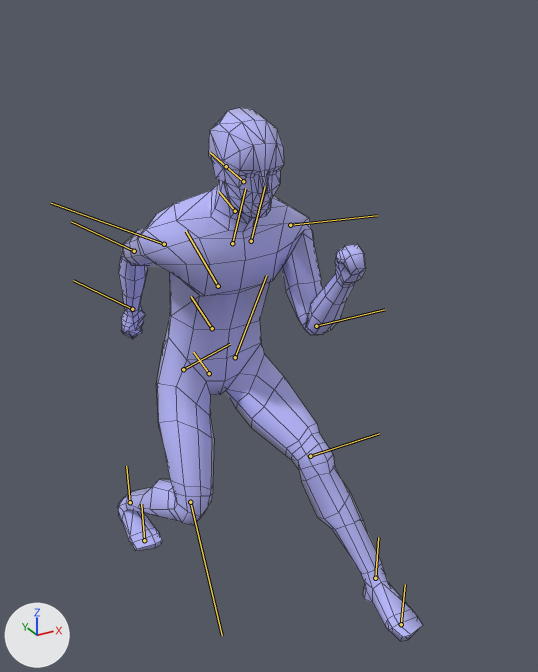
One commit to the FBX model Fighting Game/Assets/FightingMotionsVolume1/FBX/Syoryuken.fbx: the scene before it, then after it.
Before and after are seen from a 50 mm lens placed at (-0.897, -2.045, 1.986), pointed at (0.122, -0.192, 1.059). The axes (+X, +Y, +Z) are drawn at lower left. The lights are the same throughout. The first picture is the older version. Both versions are drawn at frame 10 of the action 'Root|Shoryuken'; the numbers are the values there. The bones that change, and the others that lie on the model, are drawn over the model as lines. Mesh edges are drawn as thin lines.

Objects in the first picture: 'BlueGuy'.
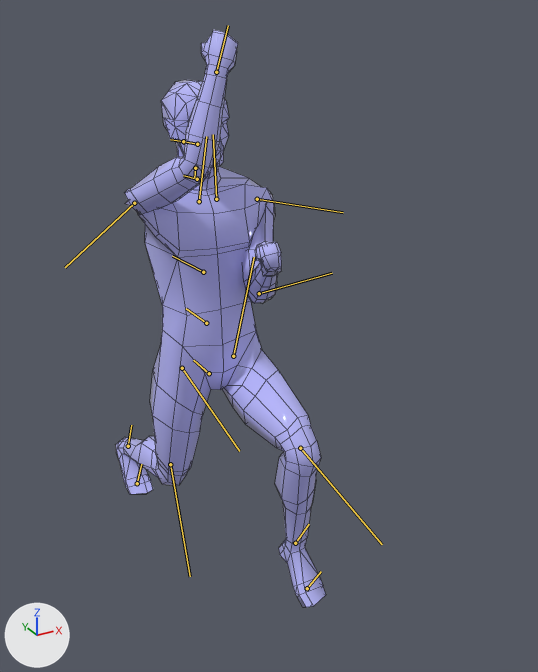
Location of each change, (x1, y1, x2, y2) in pixels of the pictures (538 x 672 px):
'BlueGuy', posed (31% narrower, 8% taller)
    before: (117, 108, 423, 642)
    after: (115, 30, 326, 607)
bone 'Hip', root to tip
    before: (209, 373) to (193, 352)
    after: (209, 373) to (193, 360)
bone 'Body', root to tip
    before: (212, 328) to (191, 296)
    after: (206, 323) to (186, 308)
bone 'Chest', root to tip
    before: (218, 286) to (186, 231)
    after: (203, 272) to (172, 256)
bone 'Neck', root to tip
    before: (235, 211) to (219, 191)
    after: (197, 179) to (183, 175)
bone 'Head', root to tip
    before: (243, 181) to (226, 166)
    after: (197, 144) to (183, 141)
bone 'Shoulder_L', root to tip
    before: (290, 225) to (377, 215)
    after: (257, 199) to (343, 212)
bone 'ForeArm_L', root to tip
    before: (316, 326) to (385, 309)
    after: (259, 293) to (332, 273)
bone 'Collar_R', root to tip
    before: (232, 243) to (245, 188)
    after: (199, 201) to (206, 136)
bone 'Shoulder_R', root to tip
    before: (164, 244) to (51, 203)
    after: (134, 203) to (65, 267)
bone 'ForeArm_R', root to tip
    before: (134, 251) to (71, 221)
    after: (195, 168) to (194, 178)
bone 'Hand_R', root to tip
    before: (132, 309) to (73, 280)
    after: (216, 72) to (228, 25)
bone 'Thigh_L', root to tip
    before: (235, 357) to (266, 275)
    after: (233, 356) to (254, 257)
bone 'Shin_L', root to tip
    before: (310, 456) to (379, 433)
    after: (300, 448) to (382, 544)
bone 'Foot_L', root to tip
    before: (375, 578) to (378, 537)
    after: (295, 543) to (309, 524)
bone 'Thigh_R', root to tip
    before: (183, 369) to (230, 344)
    after: (182, 368) to (239, 451)
bone 'Shin_R', root to tip
    before: (190, 502) to (222, 635)
    after: (170, 464) to (190, 576)
bone 'Foot_R', root to tip
    before: (130, 502) to (126, 466)
    after: (128, 446) to (131, 425)

The change in detail:
Bone 'Hip' (bone_hip) turns from (12, 0, 0) to (-2, 0, 0) degrees about its own x, y and z.
Bone 'Body' (bone_body) turns from (7, 0, 0) to (-1, 0, 0) degrees about its own x, y and z.
Bone 'Chest' (bone_chest) turns from (7, 0, 0) to (-1, 0, 0) degrees about its own x, y and z.
Bone 'Neck' (bone_neck) turns from (-7, 0, 0) to (0, 0, 0) degrees about its own x, y and z.
Bone 'Head' (bone_head) turns from (-7, 0, 0) to (0, 0, 0) degrees about its own x, y and z.
Bone 'Shoulder_L' (bone_shoulder_l) turns from (92, 0, -60) to (106, 0, -30) degrees about its own x, y and z.
Bone 'ForeArm_L' (bone_forearm_l) turns from (8, -110, -5) to (86, -107, -70) degrees about its own x, y and z.
Bone 'Collar_R' (bone_collar_r) turns from (0, 0, 0) to (-12, 0, 0) degrees about its own x, y and z.
Bone 'Shoulder_R' (bone_shoulder_r) turns from (92, -27, -46) to (104, -43, 106) degrees about its own x, y and z.
Bone 'ForeArm_R' (bone_forearm_r) turns from (44, 27, 37) to (54, 28, 29) degrees about its own x, y and z.
Bone 'Hand_R' (bone_hand_r) turns from (0, 0, 0) to (23, 0, 0) degrees about its own x, y and z.
Bone 'Thigh_L' (bone_thigh_l) turns from (-70, 4, -11) to (-67, 2, -4) degrees about its own x, y and z.
Bone 'Shin_L' (bone_shin_l) turns from (20, -1, 4) to (77, -3, 4) degrees about its own x, y and z.
Bone 'Foot_L' (bone_foot_l) turns from (38, 0, -12) to (22, 0, -4) degrees about its own x, y and z.
Bone 'Thigh_R' (bone_thigh_r) turns from (-46, -8, 9) to (14, -4, -1) degrees about its own x, y and z.
Bone 'Shin_R' (bone_shin_r) turns from (91, 13, -12) to (60, 2, -3) degrees about its own x, y and z.
Bone 'Foot_R' (bone_foot_r) turns from (-61, 0, 12) to (-43, 0, 4) degrees about its own x, y and z.
